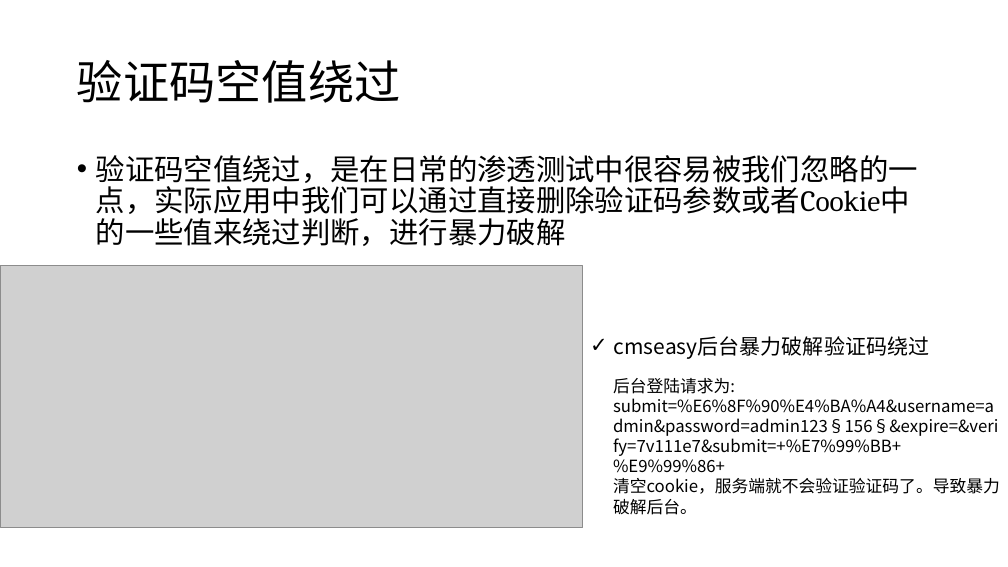
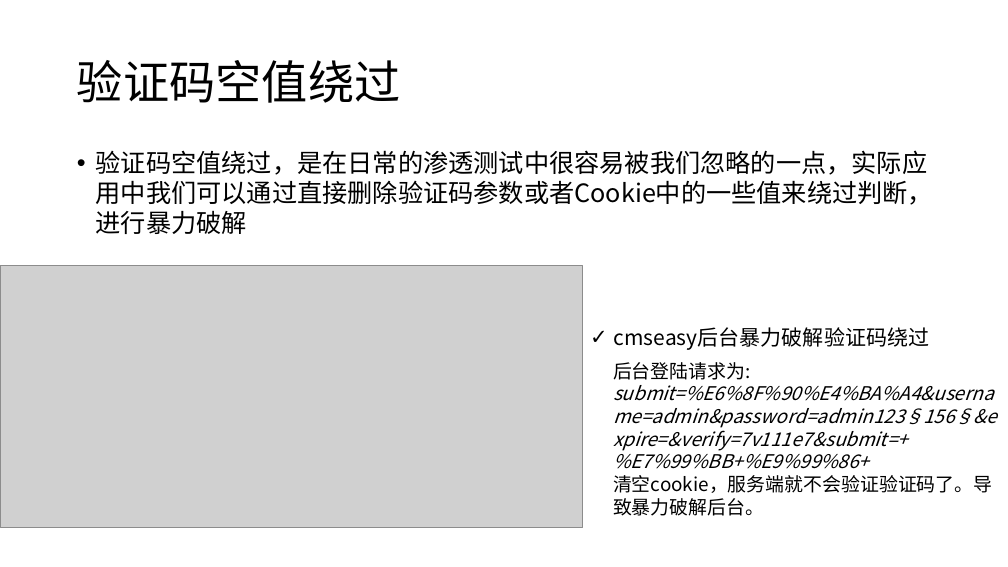
Before and after one commit to RiskySignal/Web-Security-Project, a slide deck: slide 11 of document/验证码绕过技术原理.pptx. Drawn at 1008x567 pixels with LibreOffice and Linux fonts; fonts in the diff are those of the drawing; grey boxes stand for pictures. Boxes give left, top, right and bottom in pixels: in the first picture for what was removed or moved away, otherwise in the second. Text is boxed around its words. In the diff, an @@ line names an element or a change of style, - is before the commit and + after.

Commit message:
修改PPT
修改“验证码绕过技术原理”

```diff
--- a/document/验证码绕过技术原理.pptx
+++ b/document/验证码绕过技术原理.pptx
@@ text "验证码空值绕过，是在日常的渗透测试中很容易被我们忽略的一点，实际应用中我们可以通过直接删除验证码参数或者Cookie中的 ..." at bbox=[96, 150, 933, 234]: size 28 to 24 pt, font Cambria to Noto Sans CJK SC; line spacing 0.9 to 1 @@
@@ text "cmseasy后台暴力破解验证码绕过": place and size @@
-text "cmseasy后台暴力破解验证码绕过" at bbox=[614, 336, 929, 359]
+text "cmseasy后台暴力破解验证码绕过" at bbox=[614, 327, 929, 350]
@@ text "后台登陆请求为:": place and size @@
-text "后台登陆请求为:" at bbox=[613, 378, 1000, 515]
+text "后台登陆请求为:" at bbox=[613, 362, 997, 516]
@@ text "后台登陆请求为:" at bbox=[613, 362, 997, 516]: size 16 to 18 pt; italic on in "submit=%E6%8F%90%E4%BA%A4&username=admin&password=admin123§1 ..." @@
```
Also in this commit, not shown: 13 other slides changed, 1 slide added, 2 other files.
